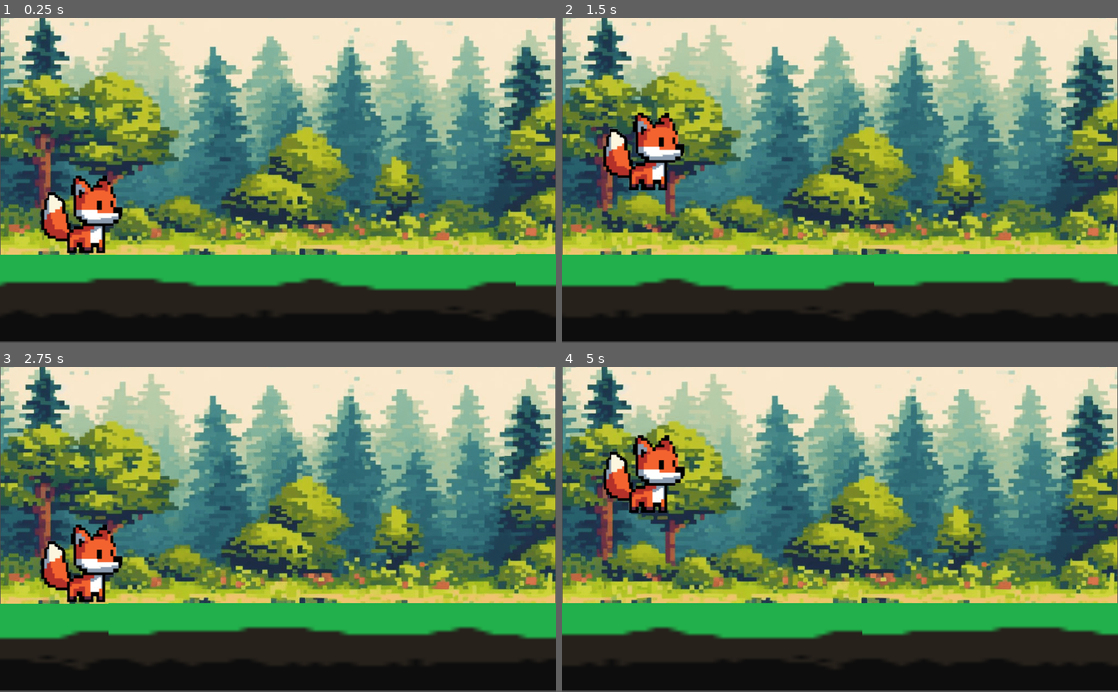
Above: before the commit, frames 1-4 (two rows, left to right).
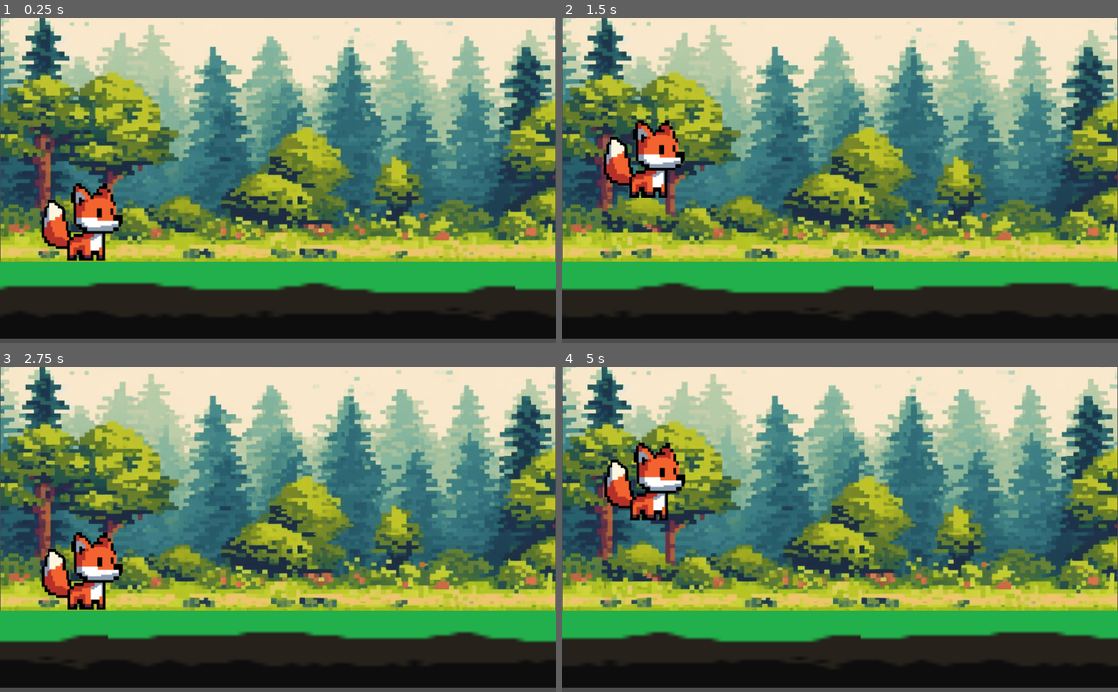
Above: after the commit, the same moments.

Repository: KitsuneFolk/FlappingFox
Game: Godot game, scene res://Player.tscn
The game is run twice, just before and just after one commit, with the same random seed, the same clock (stepped at 60 frames per second) and the same inputs.
Inputs:
- Up to frame 1 (0.25 s): no input
- Up to frame 2 (1.5 s): hold Space (ui_up) from 0.53 s (still down)
- Up to frame 3 (2.75 s): release Space (ui_up) at 2.03 s
- Up to frame 4 (5 s): hold Space (ui_up) 2.78-4.28 s; tap Space (ui_up) at 4.52 s

The runs differ from the first frame. In frame 1, 6.9% of the frame differs, in the area x 0-100%, y 48-100%; in frame 2, 7.1%; in frame 3, 7.1%; in frame 4, 7.4%, in the area x 0-100%, y 20-100%.

Commit message:
Fixed collision end on ground blocks

Diff:
--- a/GroundMovement.gd
+++ b/GroundMovement.gd
@@ -1,38 +1,37 @@
-extends StaticBody2D
+extends Node2D
 
-const GROUND_SCALE = 20.5706
+const GROUND_SCALE = 20.5
 const SPEED = 300
-onready var ground1: Sprite = get_node("/root/StaticBody2D/StaticBody2D/CollisionShape2D/Ground1")
-onready var ground2: Sprite = get_node("/root/StaticBody2D/StaticBody2D/CollisionShape2D/Ground2")
-onready var ground3: Sprite = get_node("/root/StaticBody2D/StaticBody2D/CollisionShape2D/Ground3")
-onready var visibilityNotifier1: VisibilityNotifier2D = get_node("/root/StaticBody2D/StaticBody2D/CollisionShape2D/Ground1/VisibilityNotifier2D")
-onready var visibilityNotifier2: VisibilityNotifier2D = get_node("/root/StaticBody2D/StaticBody2D/CollisionShape2D/Ground2/VisibilityNotifier2D")
-onready var visibilityNotifier3: VisibilityNotifier2D = get_node("/root/StaticBody2D/StaticBody2D/CollisionShape2D/Ground3/VisibilityNotifier2D")
+onready var ground1: StaticBody2D = get_node("/root/StaticBody2D/Node2D/Ground1")
+onready var ground2: StaticBody2D = get_node("/root/StaticBody2D/Node2D/Ground2")
+onready var ground3: StaticBody2D = get_node("/root/StaticBody2D/Node2D/Ground3")
+onready var ground1_sprite: Sprite = get_node("/root/StaticBody2D/Node2D/Ground1/CollisionShape2D/Sprite")
+onready var ground2_sprite: Sprite = get_node("/root/StaticBody2D/Node2D/Ground2/CollisionShape2D/Sprite")
+onready var ground3_sprite: Sprite = get_node("/root/StaticBody2D/Node2D/Ground3/CollisionShape2D/Sprite")
+onready var visibilityNotifier1: VisibilityNotifier2D = get_node("/root/StaticBody2D/Node2D/Ground1/CollisionShape2D/VisibilityNotifier2D")
+onready var visibilityNotifier2: VisibilityNotifier2D = get_node("/root/StaticBody2D/Node2D/Ground2/CollisionShape2D/VisibilityNotifier2D")
+onready var visibilityNotifier3: VisibilityNotifier2D = get_node("/root/StaticBody2D/Node2D/Ground3/CollisionShape2D/VisibilityNotifier2D")
 var translation = Vector2.ZERO
 
-func moveGround():
-	if (!visibilityNotifier1.is_on_screen()):
-		var new_position = ground3.position
-		new_position.x += ground3.texture.get_width() * GROUND_SCALE
-		ground1.position = new_position
-	if (!visibilityNotifier2.is_on_screen()):
-		var new_position = ground1.position
-		new_position.x += ground1.texture.get_width() * GROUND_SCALE
-		ground2.position = new_position
-	if (!visibilityNotifier3.is_on_screen()):
-		var new_position = ground2.position
-		new_position.x += ground2.texture.get_width() * GROUND_SCALE
-		ground3.position = new_position
-
-func _ready():
-	visibilityNotifier1.connect("screen_exited", self, "_on_VisibilityNotifier2D_screen_exited")
-	visibilityNotifier2.connect("screen_exited", self, "_on_VisibilityNotifier2D_screen_exited")
-	visibilityNotifier3.connect("screen_exited", self, "_on_VisibilityNotifier2D_screen_exited")
+func moveGround(id: int):
+	match(id):
+		1:
+			var new_position = ground3.position
+			new_position.x += ground3_sprite.texture.get_width() * GROUND_SCALE
+			ground1.position = new_position
+		2:
+			var new_position = ground1.position
+			new_position.x += ground1_sprite.texture.get_width() * GROUND_SCALE
+			ground2.position = new_position
+		3:
+			var new_position = ground2.position
+			new_position.x += ground2_sprite.texture.get_width() * GROUND_SCALE
+			ground3.position = new_position
 
 func _process(delta):
 	translation.x += -SPEED * delta
 	position = translation
 
-func _on_VisibilityNotifier2D_screen_exited():
-	moveGround()
-	pass # Replace with function body.
+func _on_VisibilityNotifier2D_screen_exited(id: int):
+	moveGround(id)
+	pass
--- a/Player.tscn
+++ b/Player.tscn
@@ -4,10 +4,10 @@
 [ext_resource path="res://ground.png" type="Texture" id=2]
 [ext_resource path="res://Jump.gd" type="Script" id=3]
 [ext_resource path="res://background.png" type="Texture" id=4]
-[ext_resource path="res://GroundMovement.gd" type="Script" id=9]
+[ext_resource path="res://GroundMovement.gd" type="Script" id=6]
 
-[sub_resource type="RectangleShape2D" id=3]
-extents = Vector2( 1548.5, 76.25 )
+[sub_resource type="RectangleShape2D" id=5]
+extents = Vector2( 24.8712, 10.8631 )
 
 [sub_resource type="CapsuleShape2D" id=4]
 radius = 70.0
@@ -20,39 +20,61 @@
 scale = Vector2( 0.998047, 0.78418 )
 texture = ExtResource( 4 )
 
-[node name="StaticBody2D" type="StaticBody2D" parent="."]
-script = ExtResource( 9 )
+[node name="Node2D" type="Node2D" parent="."]
+script = ExtResource( 6 )
 
-[node name="CollisionShape2D" type="CollisionShape2D" parent="StaticBody2D"]
-position = Vector2( 1547.5, 512 )
-shape = SubResource( 3 )
+[node name="Ground1" type="StaticBody2D" parent="Node2D"]
+scale = Vector2( 1.00124, 1.01337 )
 
-[node name="Ground1" type="Sprite" parent="StaticBody2D/CollisionShape2D"]
-position = Vector2( -1036.5, 5 )
+[node name="CollisionShape2D" type="CollisionShape2D" parent="Node2D/Ground1"]
+position = Vector2( 511.865, 513.804 )
 scale = Vector2( 20.5706, 6.42 )
+shape = SubResource( 5 )
+
+[node name="Sprite" type="Sprite" parent="Node2D/Ground1/CollisionShape2D"]
+position = Vector2( -0.0466937, 0.0501553 )
+scale = Vector2( 0.99623, 0.873063 )
 texture = ExtResource( 2 )
 
-[node name="VisibilityNotifier2D" type="VisibilityNotifier2D" parent="StaticBody2D/CollisionShape2D/Ground1"]
-position = Vector2( 0.0485878, -0.776398 )
-scale = Vector2( 2.49602, 1.25674 )
+[node name="VisibilityNotifier2D" type="VisibilityNotifier2D" parent="Node2D/Ground1/CollisionShape2D"]
+position = Vector2( 0.0242777, 0.0501556 )
+scale = Vector2( 2.49058, 1.09133 )
 
-[node name="Ground2" type="Sprite" parent="StaticBody2D/CollisionShape2D"]
-position = Vector2( -7.73505, 4.50003 )
-scale = Vector2( 20.5706, 6.44 )
+[node name="Ground2" type="StaticBody2D" parent="Node2D"]
+position = Vector2( 1027, 0 )
+scale = Vector2( 1.00124, 1.01337 )
+
+[node name="CollisionShape2D" type="CollisionShape2D" parent="Node2D/Ground2"]
+position = Vector2( 510.617, 513.804 )
+scale = Vector2( 20.5706, 6.42 )
+shape = SubResource( 5 )
+
+[node name="Sprite" type="Sprite" parent="Node2D/Ground2/CollisionShape2D"]
+position = Vector2( -0.0467013, 0.0501553 )
+scale = Vector2( 0.99623, 0.873063 )
 texture = ExtResource( 2 )
 
-[node name="VisibilityNotifier2D" type="VisibilityNotifier2D" parent="StaticBody2D/CollisionShape2D/Ground2"]
-position = Vector2( -0.0723375, 0.00511761 )
-scale = Vector2( 2.49494, 1.24949 )
+[node name="VisibilityNotifier2D" type="VisibilityNotifier2D" parent="Node2D/Ground2/CollisionShape2D"]
+position = Vector2( -0.0546279, 0.0501536 )
+scale = Vector2( 2.49137, 1.09133 )
 
-[node name="Ground3" type="Sprite" parent="StaticBody2D/CollisionShape2D"]
-position = Vector2( 1020.26, 4.25 )
+[node name="Ground3" type="StaticBody2D" parent="Node2D"]
+position = Vector2( 2053, 0 )
+scale = Vector2( 1.00124, 1.01337 )
+
+[node name="CollisionShape2D" type="CollisionShape2D" parent="Node2D/Ground3"]
+position = Vector2( 510.617, 513.804 )
 scale = Vector2( 20.5706, 6.42 )
+shape = SubResource( 5 )
+
+[node name="Sprite" type="Sprite" parent="Node2D/Ground3/CollisionShape2D"]
+position = Vector2( -0.054625, 0.0501553 )
+scale = Vector2( 0.99623, 0.873063 )
 texture = ExtResource( 2 )
 
-[node name="VisibilityNotifier2D" type="VisibilityNotifier2D" parent="StaticBody2D/CollisionShape2D/Ground3"]
-position = Vector2( -0.147858, 0.0142326 )
-scale = Vector2( 2.49494, 1.25142 )
+[node name="VisibilityNotifier2D" type="VisibilityNotifier2D" parent="Node2D/Ground3/CollisionShape2D"]
+position = Vector2( -0.0466947, 0.0501557 )
+scale = Vector2( 2.49058, 1.09133 )
 
 [node name="PlayerKinematicBody2D" type="KinematicBody2D" parent="."]
 position = Vector2( 20, 2 )
@@ -66,6 +88,6 @@
 position = Vector2( -1, -3 )
 texture = ExtResource( 1 )
 
-[connection signal="screen_exited" from="StaticBody2D/CollisionShape2D/Ground1/VisibilityNotifier2D" to="StaticBody2D" method="_on_VisibilityNotifier2D_screen_exited"]
-[connection signal="screen_exited" from="StaticBody2D/CollisionShape2D/Ground2/VisibilityNotifier2D" to="StaticBody2D" method="_on_VisibilityNotifier2D_screen_exited"]
-[connection signal="screen_exited" from="StaticBody2D/CollisionShape2D/Ground3/VisibilityNotifier2D" to="StaticBody2D" method="_on_VisibilityNotifier2D_screen_exited"]
+[connection signal="screen_exited" from="Node2D/Ground1/CollisionShape2D/VisibilityNotifier2D" to="Node2D" method="_on_VisibilityNotifier2D_screen_exited" binds= [ 1 ]]
+[connection signal="screen_exited" from="Node2D/Ground2/CollisionShape2D/VisibilityNotifier2D" to="Node2D" method="_on_VisibilityNotifier2D_screen_exited" binds= [ 2 ]]
+[connection signal="screen_exited" from="Node2D/Ground3/CollisionShape2D/VisibilityNotifier2D" to="Node2D" method="_on_VisibilityNotifier2D_screen_exited" binds= [ 3 ]]
